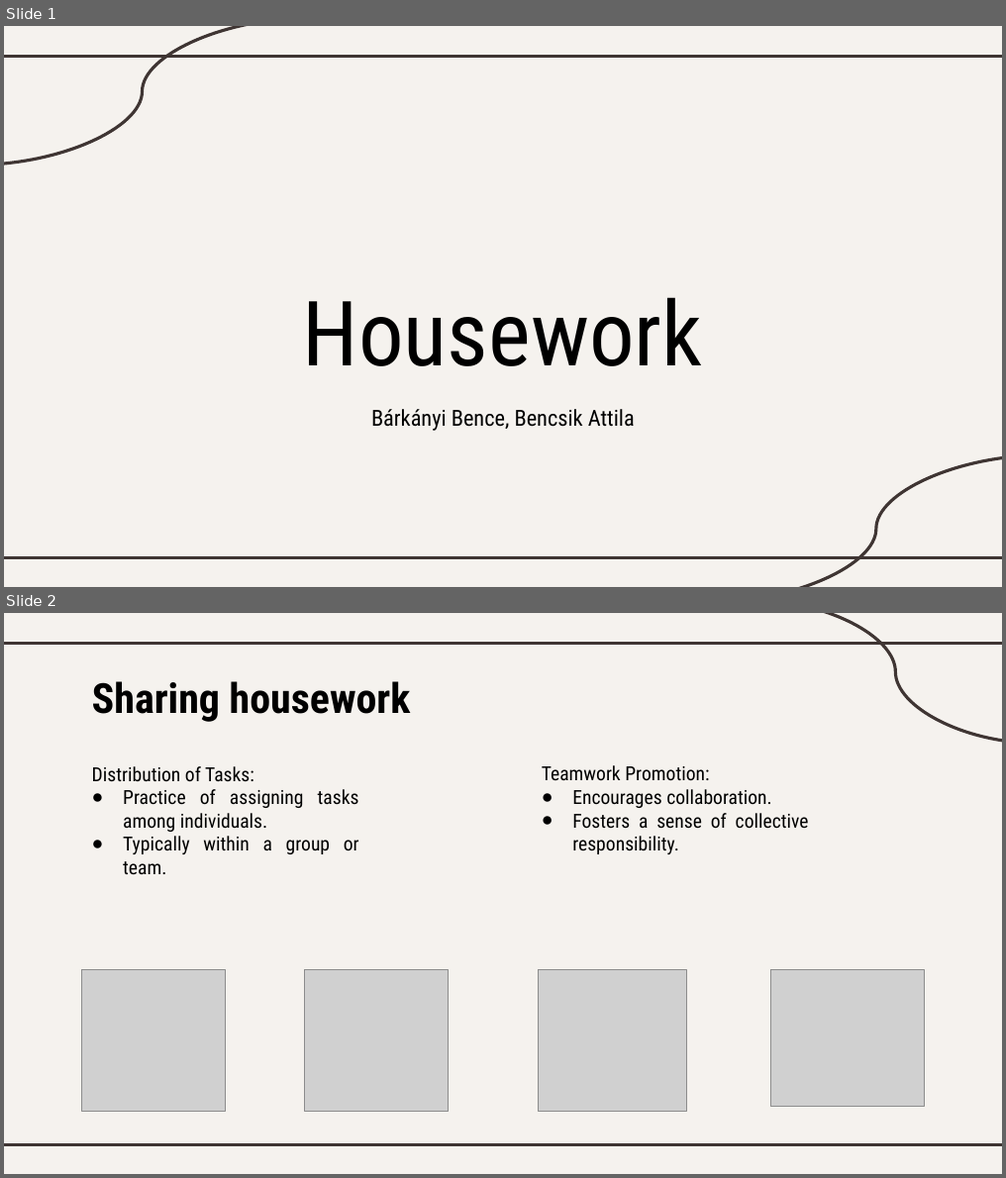
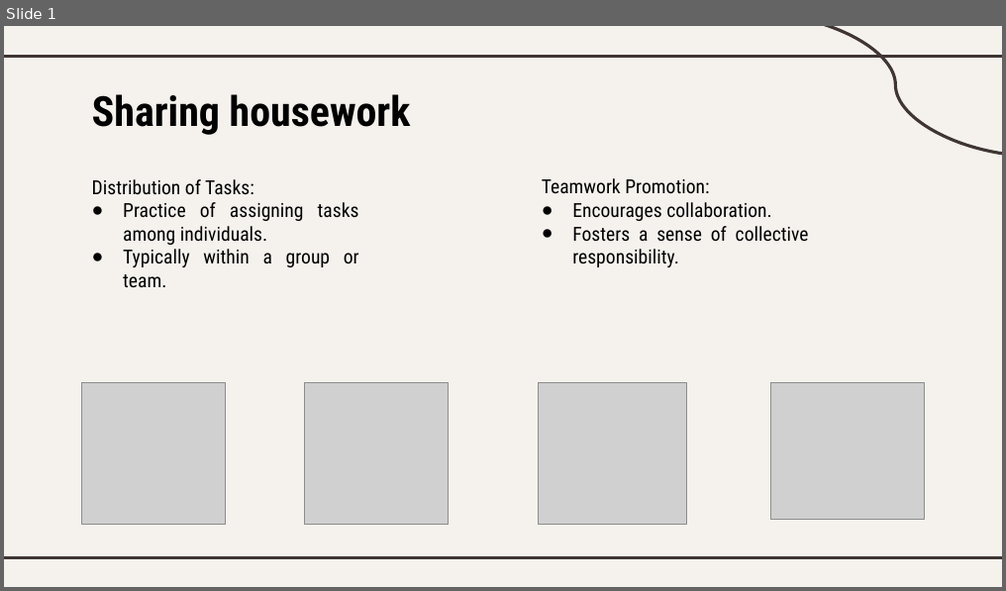
Before and after one commit to Palacsinta002/12.C_Erettsegi, a slide deck: Angol/Housework_BA_BáBe.pptx. Shown one above the other, each under a label of ours: slides 1 and 2 before the commit, slide 1 after it. The pictures are 1006x1178 and 1006x591 pixels, drawn with LibreOffice and Linux fonts; fonts in the diff are those of the drawing; grey boxes stand for pictures. Boxes give left, top, right and bottom in pixels: in the first picture for what was removed or moved away, otherwise in the second. Text is boxed around its words. In the diff, an @@ line names an element or a change of style, - is before the commit and + after.

```diff
--- a/Angol/Housework_BA_BáBe.pptx
+++ b/Angol/Housework_BA_BáBe.pptx
@@ slide 1 removed at (4,26,1002,587), background #F5F2EE; not listed: 2 template elements that a slide beside it also shows @@
@@ curved line removed from (308, 26) to (4, 165) @@
@@ title removed at (303,297,702,367) @@
-Housework
@@ subtitle removed at (371,409,635,431) @@
-Bárkányi Bence, Bencsik Attila
@@ curved line removed from (1002, 455) to (710, 587) @@
@@ what was slide 2 is now slide 1 @@
```
Also in this commit, not shown: 2 other slides removed, 10 other files.
